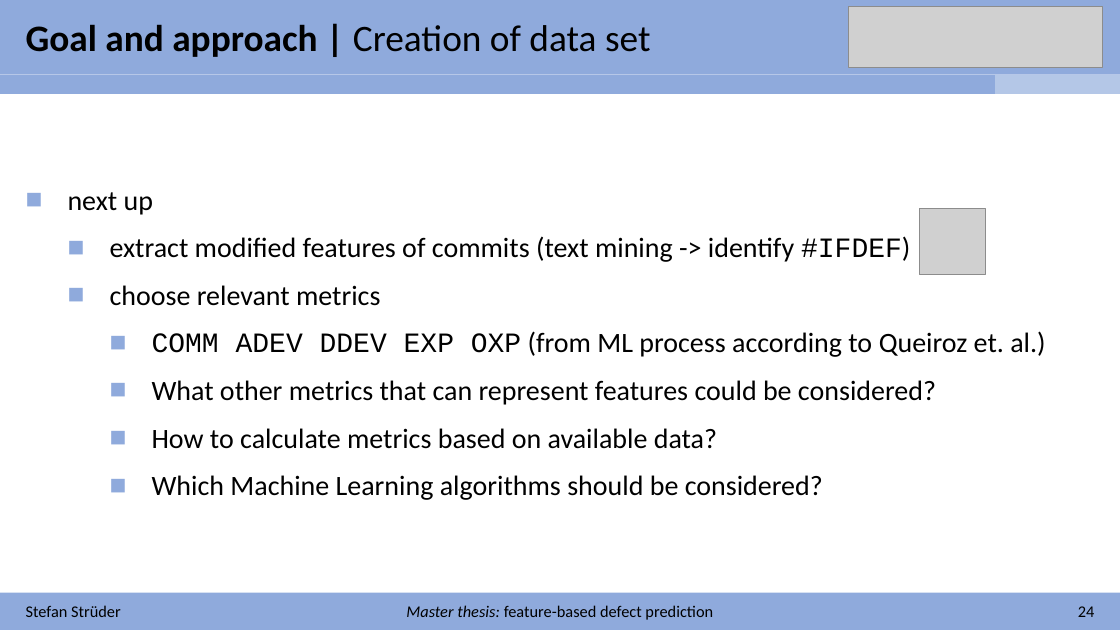
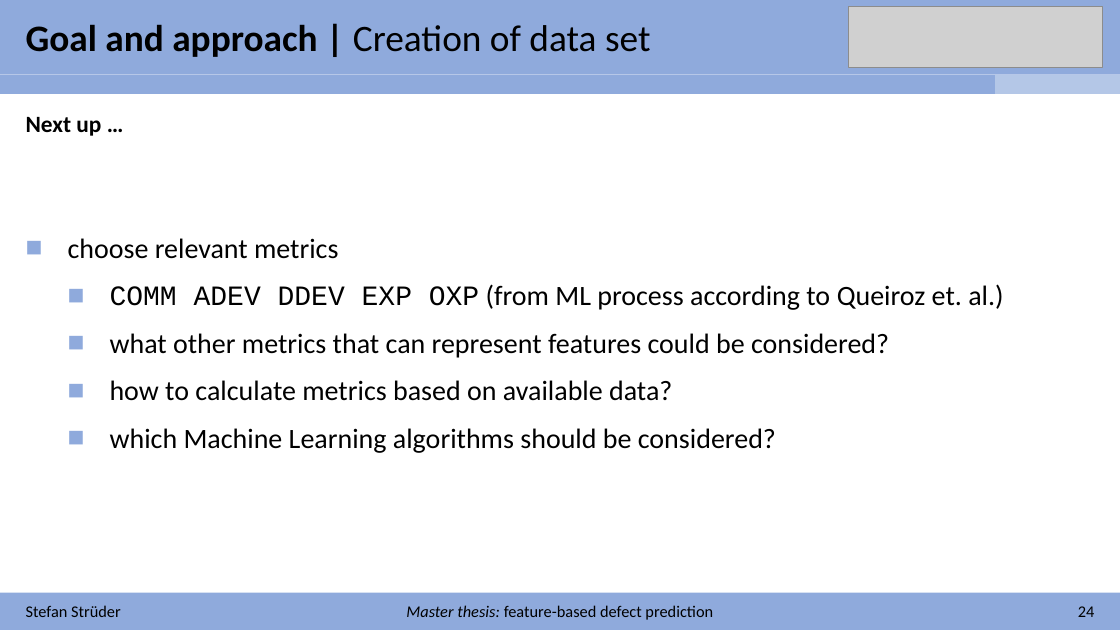
Before and after one commit to stefanstrueder/MA_Strueder, a slide deck: slide 31 of Einführungspräsentation/Introduction.pptx (slide 30 before the commit). Drawn at 1120x630 pixels with LibreOffice and Linux fonts; fonts in the diff are those of the drawing; grey boxes stand for pictures. Boxes give left, top, right and bottom in pixels: in the first picture for what was removed or moved away, otherwise in the second. Text is boxed around its words. In the diff, an @@ line names an element or a change of style, - is before the commit and + after.

```diff
--- a/Einführungspräsentation/Introduction.pptx
+++ b/Einführungspräsentation/Introduction.pptx
@@ text added at <box>26,117,101,136</box>, 20 pt, text #000000, bold @@
+Next up …
@@ text at <box>68,192,910,262</box>: paragraphs removed @@
-■ next up
-  ■ extract modified features of commits (text mining -> identify #IFDEF)
@@ picture removed at <box>919,208,986,275</box> @@
@@ text "choose relevant metrics": place and size @@
-text "choose relevant metrics" at <box>68,192,1045,500</box>
+text "choose relevant metrics" at <box>68,238,1003,453</box>
@@ text at <box>68,238,1003,310</box>: list level 2 to 1 in "choose relevant metrics"; list level 3 to 2 in "COMM ADEV DDEV EXP OXP ..." @@
@@ text at <box>110,333,889,453</box>: text changed @@
-    ■ What other metrics that can represent features could be considered?
-    ■ How to calculate metrics based on available data?
-    ■ Which Machine Learning algorithms should be considered?
+  ■ what other metrics that can represent features could be considered?
+  ■ how to calculate metrics based on available data?
+  ■ which Machine Learning algorithms should be considered?
```
Also in this commit, not shown: 5 other slides changed, 1 slide added, 5 other files.
